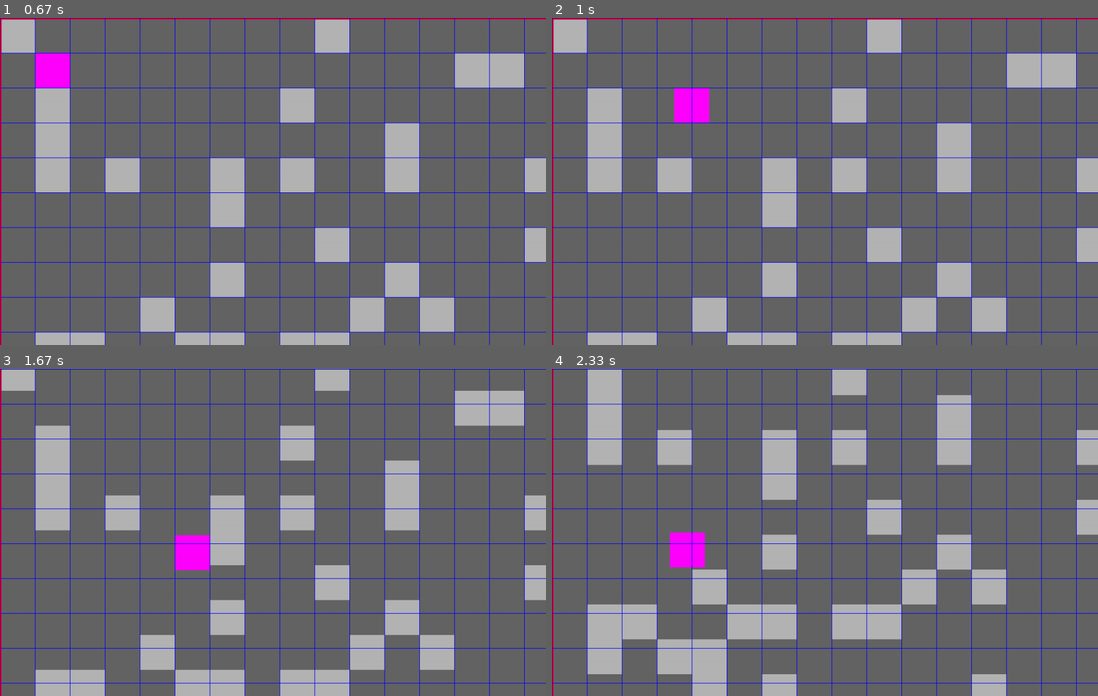
Above: before the commit, frames 1-4 (two rows, left to right).
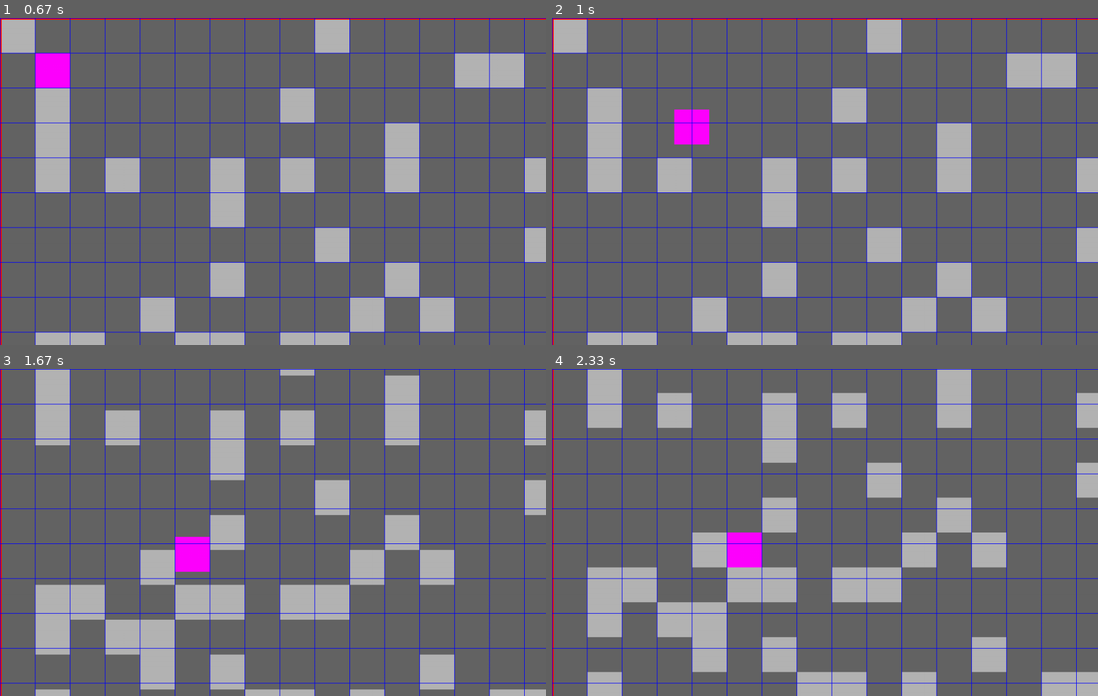
Above: after the commit, the same moments.

Repository: ravenstudios/pygame_scrolling_map
Game: pygame game, started from main.py
Two runs of this game, one before a commit and one after it. Both use one fixed random seed, a clock stepped at 60 frames per second and the inputs below.
Inputs:
- Up to frame 1 (0.67 s): tap Space at 0.33 s
- Up to frame 2 (1 s): hold Right from 0.67 s (still down)
- Up to frame 3 (1.67 s): release Right at 1.13 s; hold Right from 1.5 s (still down)
- Up to frame 4 (2.33 s): release Right at 1.97 s; hold Left from 2 s (still down)

Frame 1 is identical in both runs. In frame 2, 0.9% of the frame differs, in the area x 22-29%, y 21-39%; in frame 3, 28%; in frame 4, 32%, in the area x 6-100%, y 0-100%.

Commit message:
fixed gap when landing

Diff:
--- a/player.py
+++ b/player.py
@@ -10,7 +10,7 @@
         super().__init__(self.x, self.y)
 
         self.speed = BLOCK_SIZE // 8
-        self.grav = 5
+        self.grav = BLOCK_SIZE // 8
         self.dir = "right"
 
 
@@ -35,6 +35,8 @@
         if hits:
 
             self.rect = self.rect.move(0, -self.grav)
+            y_snap = self.rect.y / BLOCK_SIZE * BLOCK_SIZE
+            self.rect.y = y_snap
 
     def input(self, all_group):
 
